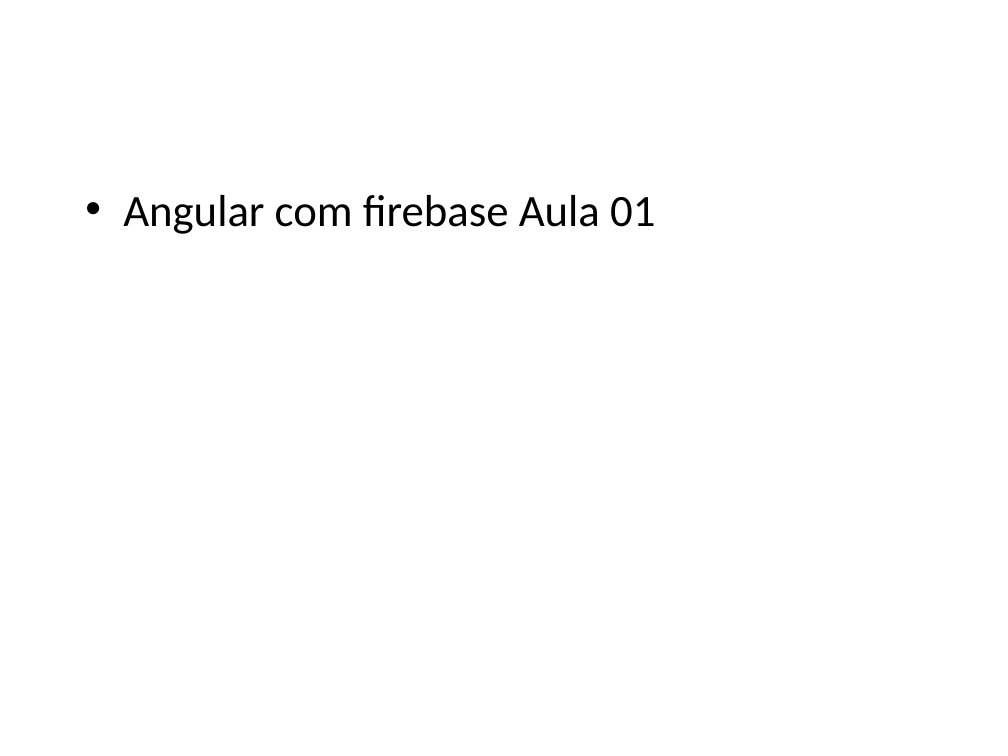
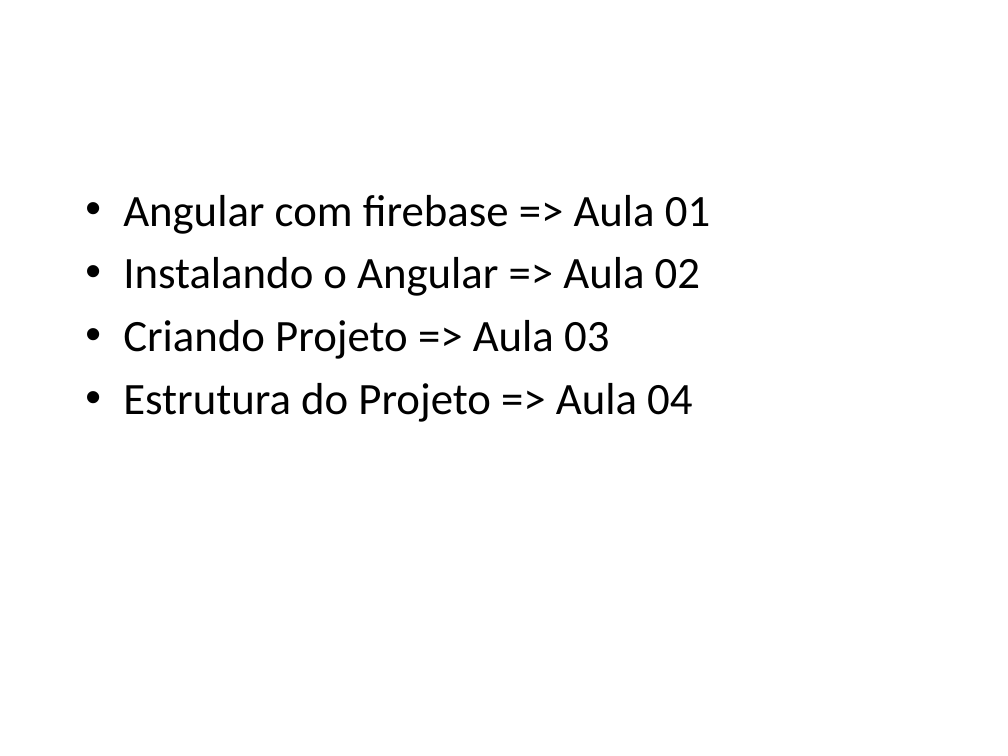
Before and after one commit to Wellingtongu/Cursos-AVD, a slide deck: slide 2 of Documentacao/Documentacao-curso-Angular.pptx. Drawn at 1008x756 pixels with LibreOffice and Linux fonts; fonts in the diff are those of the drawing; background and template pictures are left out. Boxes give left, top, right and bottom in pixels: in the first picture for what was removed or moved away, otherwise in the second. Text is boxed around its words. In the diff, an @@ line names an element or a change of style, - is before the commit and + after.

```diff
--- a/Documentacao/Documentacao-curso-Angular.pptx
+++ b/Documentacao/Documentacao-curso-Angular.pptx
@@ text at [123, 195, 710, 422]: text changed @@
-• Angular com firebase Aula 01
+• Angular com firebase => Aula 01
+• Instalando o Angular => Aula 02
+• Criando Projeto => Aula 03
+• Estrutura do Projeto => Aula 04
```
